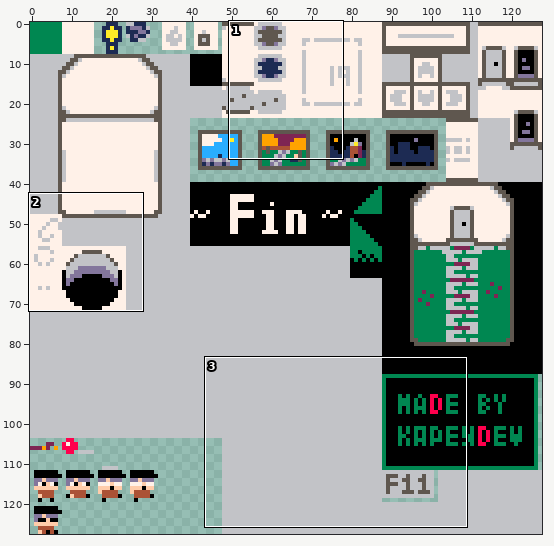
One commit to this sprite sheet: assets/atlas.png. The picture above shows the old version from afar; the outline marks the close-up.
Close-up. Old version:
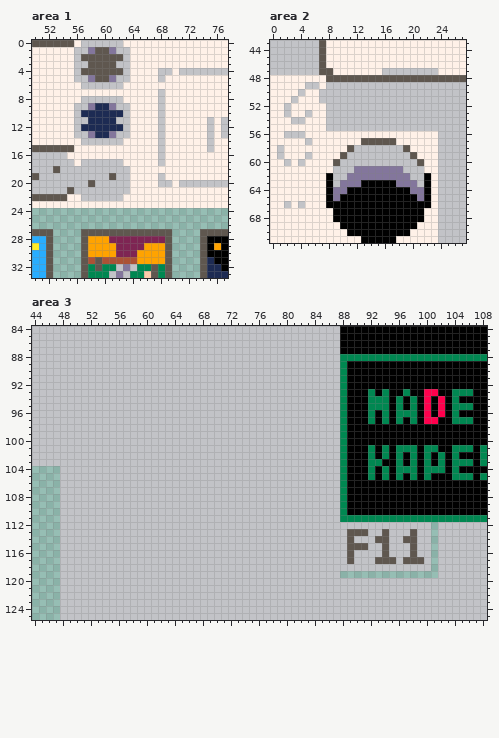
The file is 128x128 pixels. Shown: area 1: x 50..77, y 0..33; area 2: x 0..27, y 43..71; area 3: x 44..108, y 84..125.
Once edited:
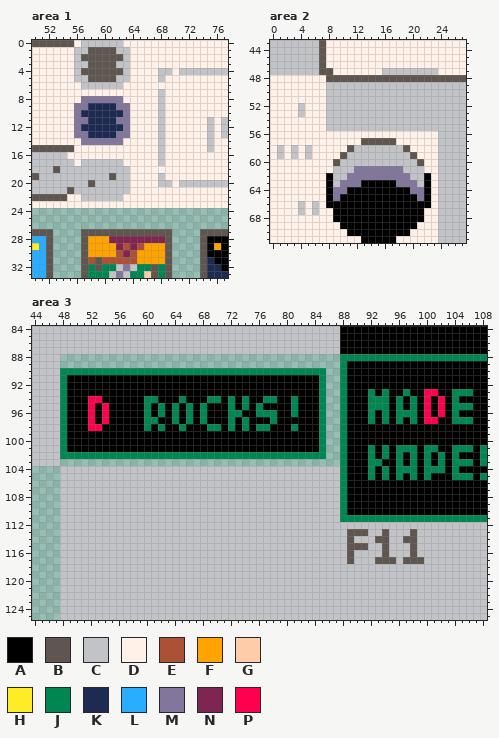
Palette (. is transparent): A #000000  B #5f574f  C #c2c3c7  D #fff1e8  E #ab5236  F #ffa300  G #ffccaa  H #ffec27  J #008751  K #1d2b53  L #29adff  M #83769c  N #7e2553  P #ff004d
The edit:
Changed rows in their new state; - is an unchanged pixel.
Area 1:
first column x 58:
 1 B--B
first column x 56:
 5 --B--B--
 8 -MMMMMM-
 9 MMK--KMM
10 M------M
11 MM----MM
12 M------M
13 MMK--KMM
14 -MMMMMM-
first column x 62:
29 -E-E
30 E-E-
Area 2:
first column x 2:
49 ---DD-
50 --D--D
51 -D---D
52 D-C---
53 D-CD--
54 -DD---
56 DDD---
57 ---D--
58 -C-C--
59 -C----
60 D-D---
first column x 2:
66 D---C
67 --C-C
Area 3:
first column x 48:
 88 ........................................
 89 ........................................
 90 JJJJJJJJJJJJJJJJJJJJJJJJJJJJJJJJJJJJJJ..
 91 JAAAAAAAAAAAAAAAAAAAAAAAAAAAAAAAAAAAAJ..
 92 JAAAAAAAAAAAAAAAAAAAAAAAAAAAAAAAAAAAAJ..
 93 JAAAAAAAAAAAAAAAAAAAAAAAAAAAAAAAAAAAAJ..
 94 JAAAPPAAAAAAJJAAAJAAAJJAJAJAAJJAAJAAAJ..
 95 JAAAPAPAAAAAJAJAJAJAJAAAJAJAJAAAAJAAAJ..
 96 JAAAPAPAAAAAJAJAJAJAJAAAJJAAJJJAAJAAAJ..
 97 JAAAPAPAAAAAJJAAJAJAJAAAJAJAAAJAAAAAAJ..
 98 JAAAPPAAAAAAJAJAAJAAAJJAJAJAJJAAAJAAAJ..
 99 JAAAAAAAAAAAAAAAAAAAAAAAAAAAAAAAAAAAAJ..
100 JAAAAAAAAAAAAAAAAAAAAAAAAAAAAAAAAAAAAJ..
101 JAAAAAAAAAAAAAAAAAAAAAAAAAAAAAAAAAAAAJ..
102 JJJJJJJJJJJJJJJJJJJJJJJJJJJJJJJJJJJJJJ..
103 ........................................
first column x 88:
112 -------------C
113 -------------C
114 -------------C
115 -------------C
116 -------------C
117 -------------C
118 -------------C
119 CCCCCCCCCCCCCC
Changed places in both close-ups, as pixel boxes (x1, y1, x2, y2):
changed: (74, 47, 130, 145)
changed: (116, 243, 144, 257)
changed: (284, 82, 326, 166)
changed: (284, 201, 319, 215)
changed: (60, 354, 340, 466)
added: (340, 522, 438, 578)
